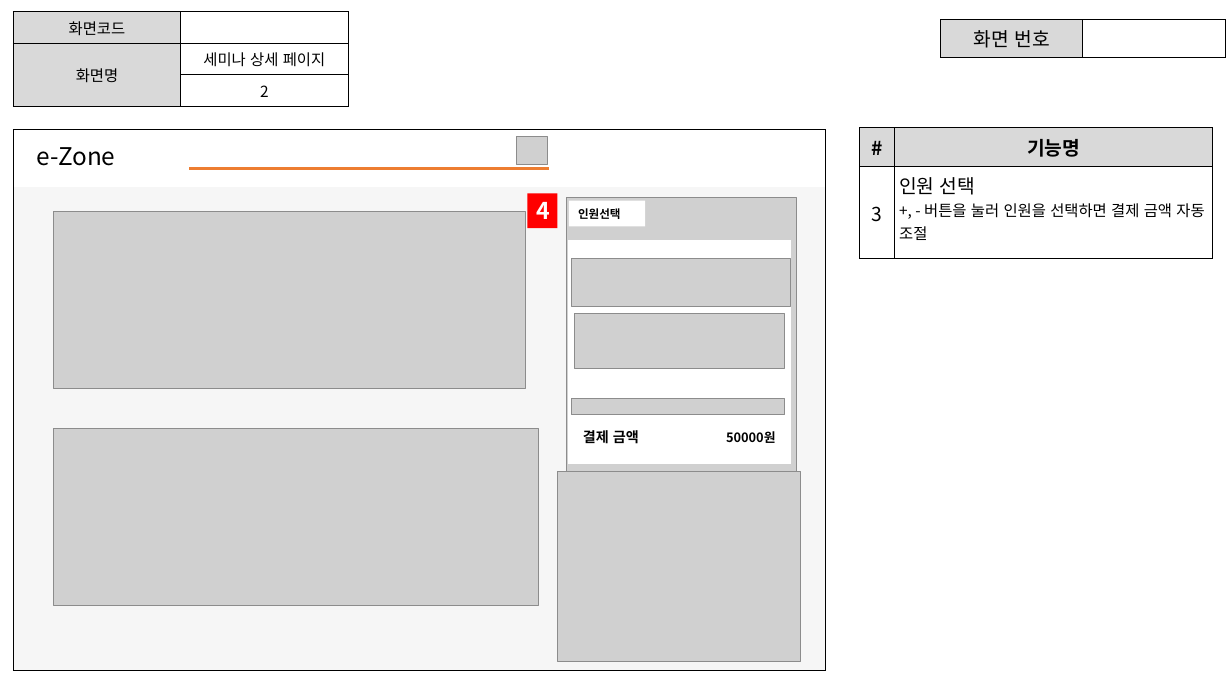
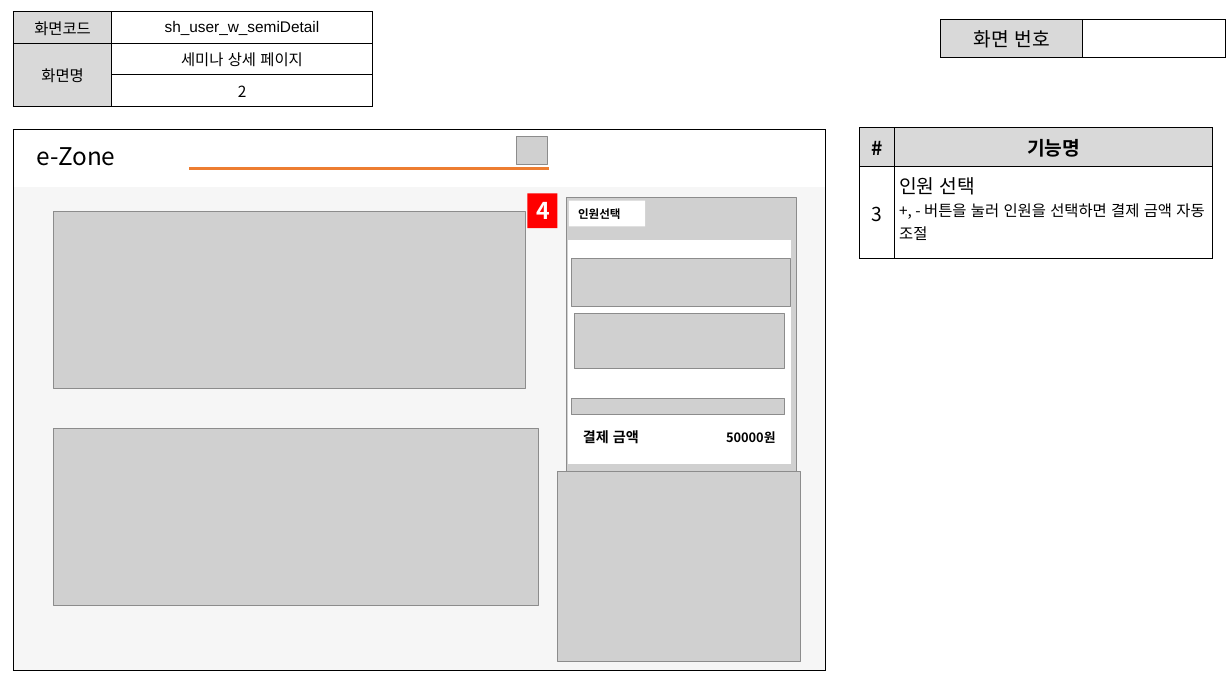
Before and after one commit to ezenteam2/e-Zone, a slide deck: slide 3 of 0 발표용 파워포인트/project05 - 파워포인트 종합 - 서희.pptx. Drawn at 1232x693 pixels with LibreOffice and Linux fonts; fonts in the diff are those of the drawing; grey boxes stand for pictures. Boxes give left, top, right and bottom in pixels: in the first picture for what was removed or moved away, otherwise in the second. Text is boxed around its words. In the diff, an @@ line names an element or a change of style, - is before the commit and + after.

```diff
--- a/0 발표용 파워포인트/project05 - 파워포인트 종합 - 서희.pptx
+++ b/0 발표용 파워포인트/project05 - 파워포인트 종합 - 서희.pptx
@@ table at (13, 12, 372, 101) @@
-row 1, column 2: 
+row 1, column 2: sh_user_w_semiDetail
@@ table: place and size @@
-table at (13, 12, 348, 101)
+table at (13, 12, 372, 101)
```
Also in this commit, not shown: 29 other slides changed, 4 other files.
